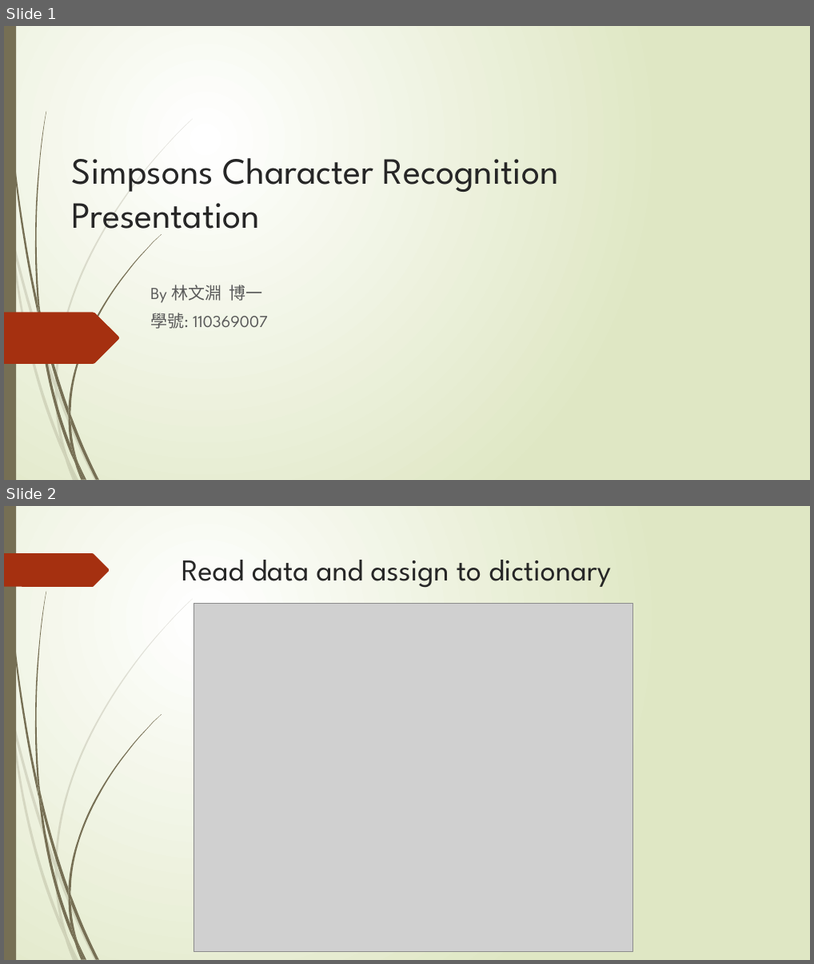
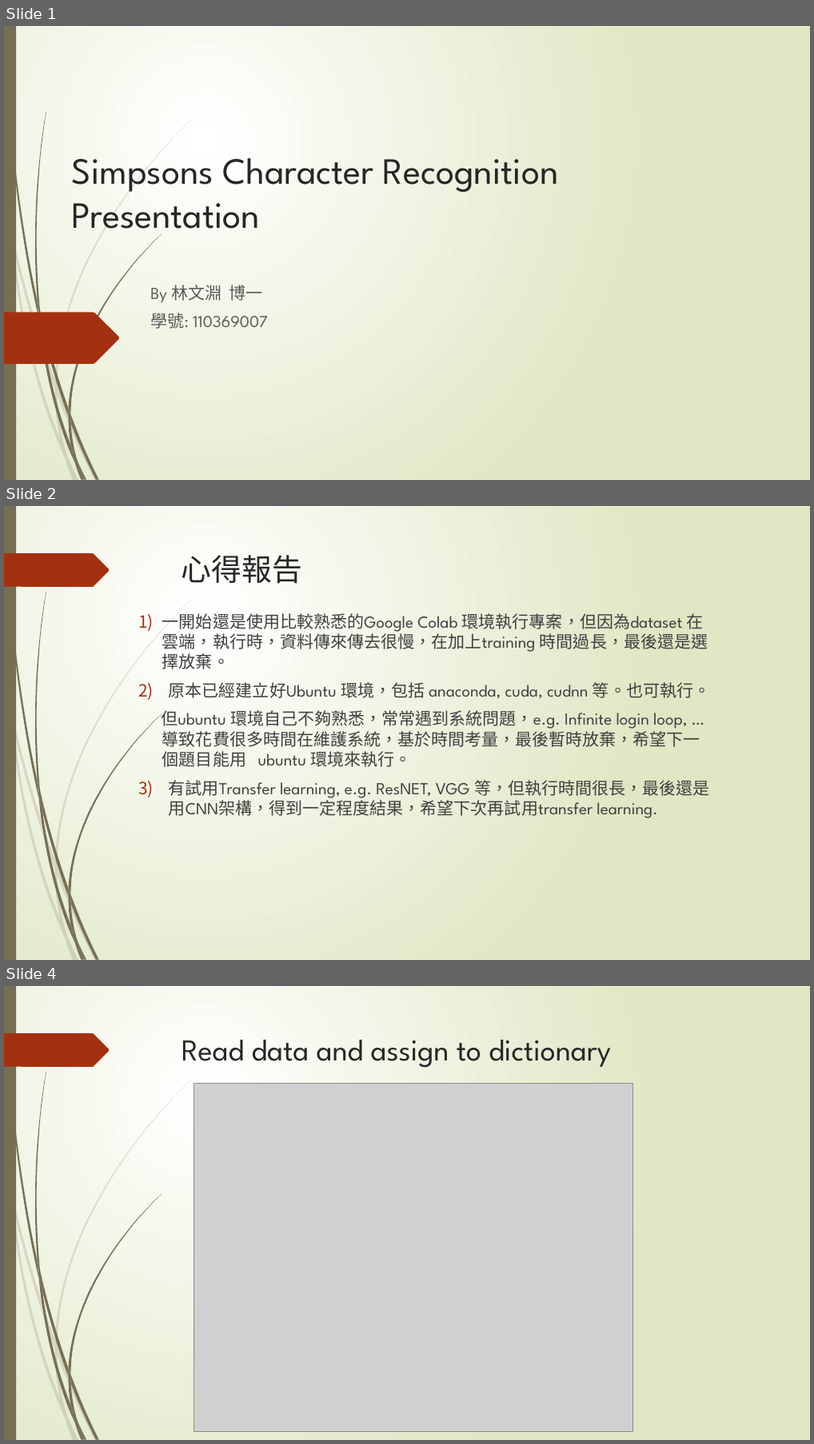
Before and after one commit to t110369007/Lab2-Simpsons_Character_Recognition, a slide deck: 報告 Simpsons character recognition v.0.1.pptx. Shown one above the other, each under a label of ours: slides 1 and 2 before the commit, slides 1, 2 and 4 after it; the slides between them are not shown. The pictures are 814x964 and 814x1444 pixels, drawn with LibreOffice and Linux fonts; fonts in the diff are those of the drawing; grey boxes stand for pictures. Boxes give left, top, right and bottom in pixels: in the first picture for what was removed or moved away, otherwise in the second. Text is boxed around its words. In the diff, an @@ line names an element or a change of style, - is before the commit and + after.

```diff
--- a/報告 Simpsons character recognition v.0.1.pptx
+++ b/報告 Simpsons character recognition v.0.1.pptx
@@ slide 2 added at (4,506,810,960), background gradient #FFFFFF to #DFE8C4; not listed: 24 template elements that a slide beside it also shows @@
@@ title added at (182,555,302,584), 36 pt, text #262626 @@
+心得報告
@@ text added at (161,613,710,818), 20 pt, text #404040 @@
+1) 一開始還是使用比較熟悉的Google Colab 環境執行專案，但因為dataset 在雲端，執行時，資料傳來傳去很慢，在加上training 時間過長，最後還是選擇放棄。
+2) 原本已經建立好Ubuntu 環境，包括 anaconda, cuda, cudnn 等。也可執行。
+但ubuntu 環境自己不夠熟悉，常常遇到系統問題，e.g. Infinite login loop, …導致花費很多時間在維護系統，基於時間考量，最後暫時放棄，希望下一個題目能用 ubuntu 環境來執行。
+3) 有試用Transfer learning, e.g. ResNET, VGG 等，但執行時間很長，最後還是用CNN架構，得到一定程度結果，希望下次再試用transfer learning.
@@ what was slide 2 is now slide 4 @@
```
Also in this commit, not shown: 1 other slide added.
